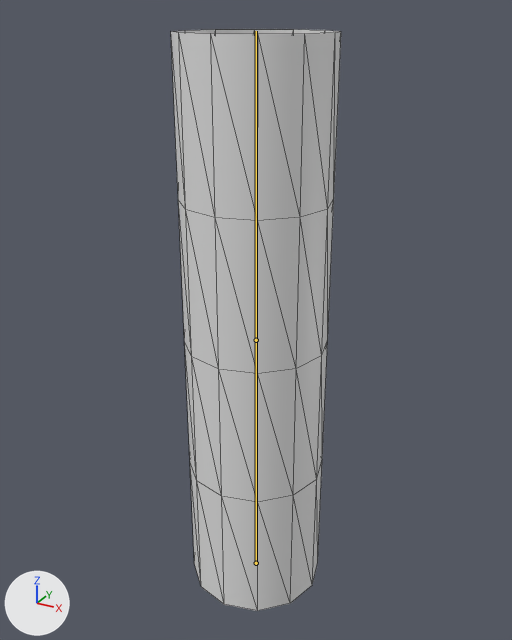
One commit to the glTF model dev_docs/agents/fixtures/skinning/bending_cylinder.gltf: the scene before it, then after it.
Rendered twice from a camera (50 mm lens) standing at (2.17, -3.94, 4.12) and looking at (-0.03, 0.05, 2.13). Lighting does not change. The marker at lower left points along +X, +Y and +Z. The picture after the commit comes second. The bones that bend it are drawn over the model as lines. Mesh edges are drawn as thin lines.
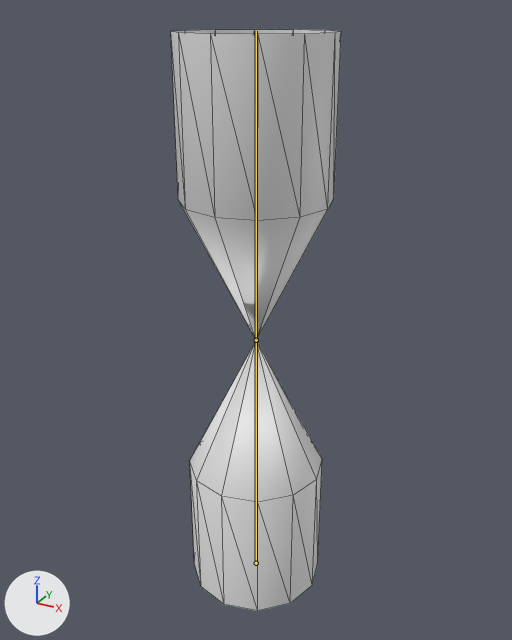
The newer file adds an action. The first version stands in its rest pose; the second is drawn at frame 24 of the action 'twist'.

What differs and where, as boxes [x1, y1, x2, y2] in the pictures (512 x 640 px):
'cylinder', posed
    both: [171, 29, 341, 611]

What the commit changed:
Bone 'boneUpper' (bone_boneupper) turns from (0, 0, 0) to (0, 180, 0) degrees about its own x, y and z.
